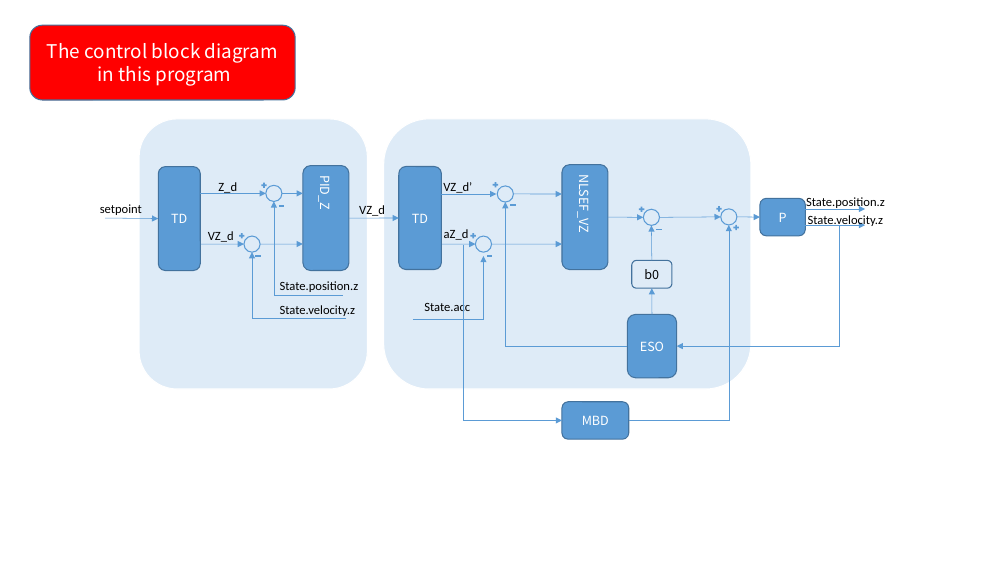
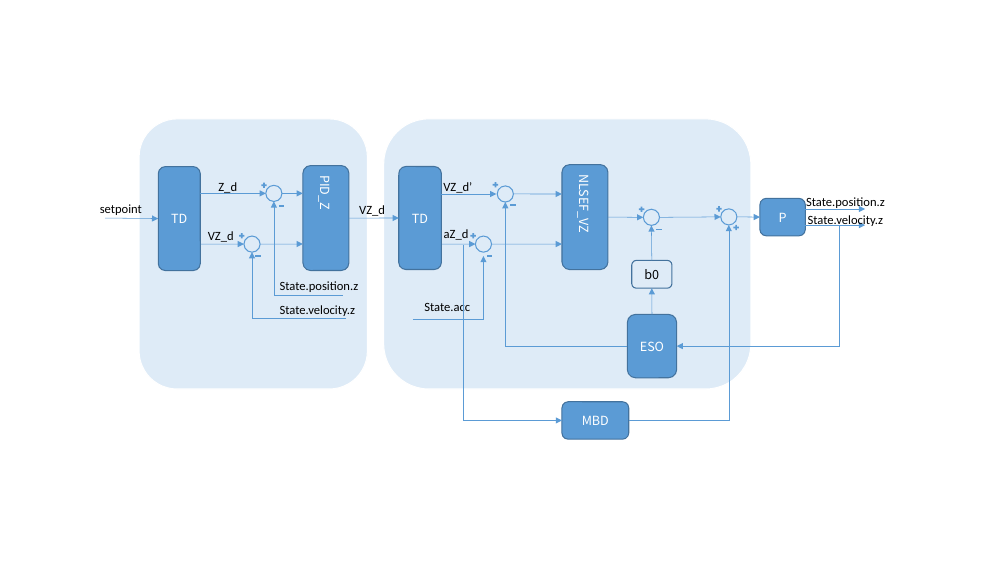
Before and after one commit to JiawangMou/BI_Fly-ADRC, a slide deck: slide 3 of 控制框图说明.pptx. Drawn at 1008x567 pixels with LibreOffice and Linux fonts; fonts in the diff are those of the drawing. Boxes give left, top, right and bottom in pixels: in the first picture for what was removed or moved away, otherwise in the second. Text is boxed around its words. In the diff, an @@ line names an element or a change of style, - is before the commit and + after.

Commit message:
save

```diff
--- a/控制框图说明.pptx
+++ b/控制框图说明.pptx
@@ rounded rectangle removed at [29, 25, 295, 100] @@
-The control block diagram
-in this program
```
Also in this commit, not shown: 1 other slide changed.
